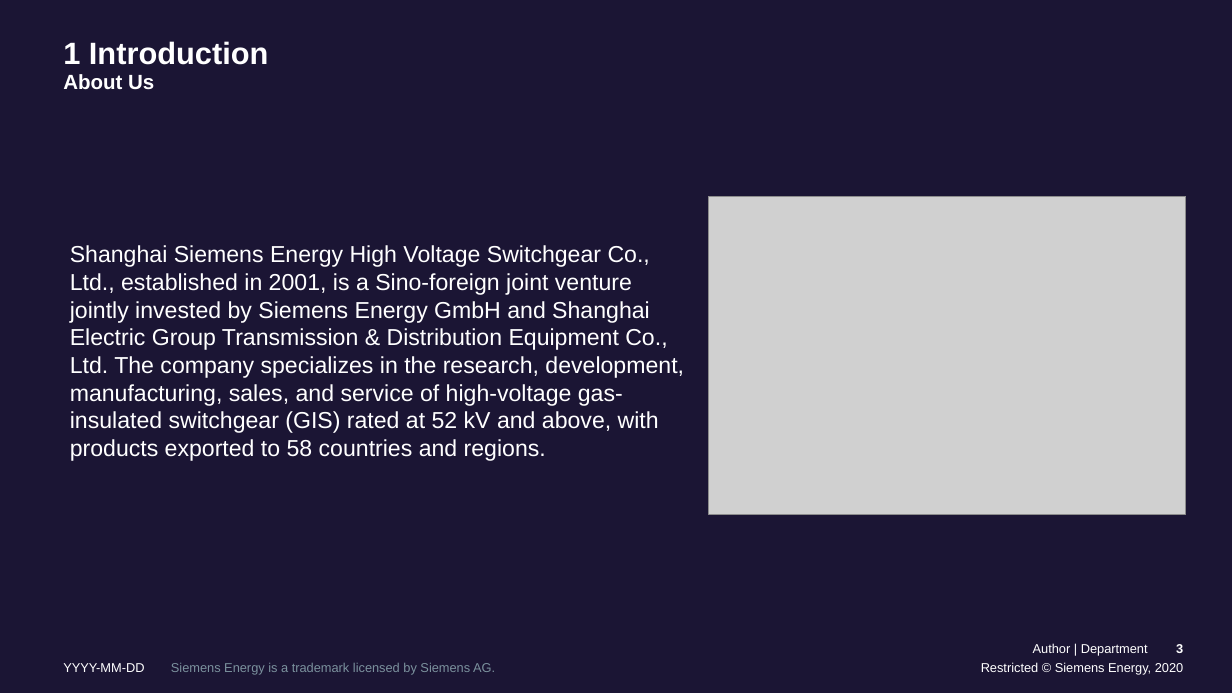
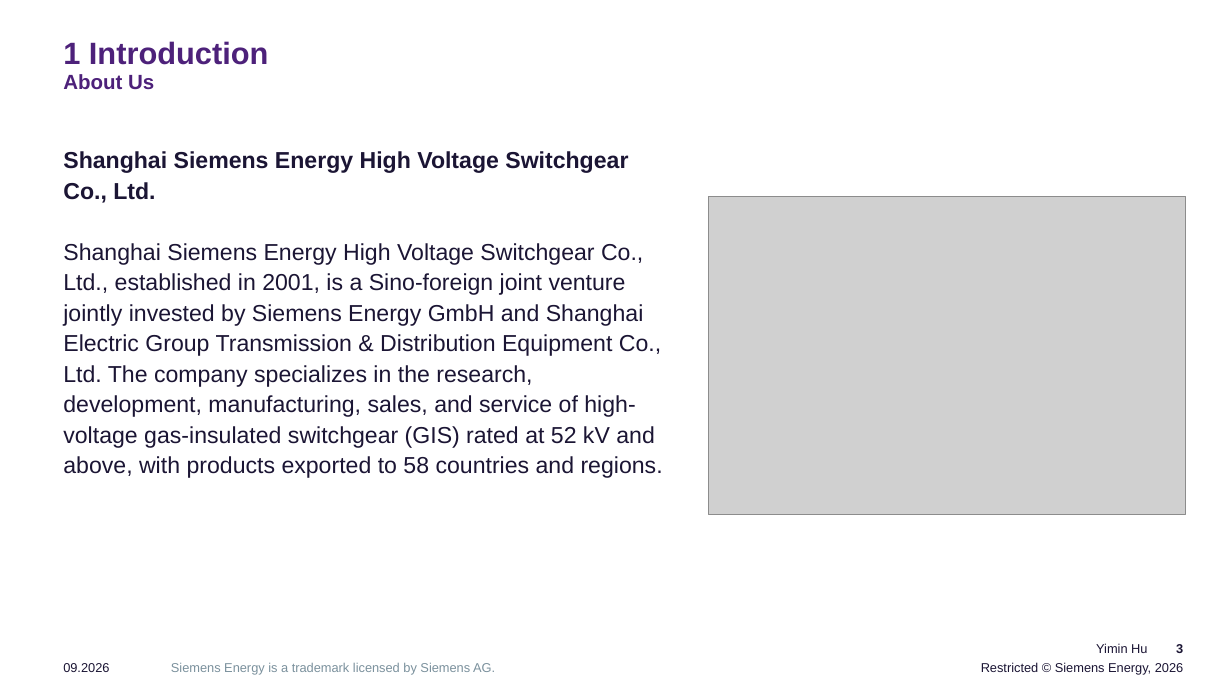
Before and after one commit to YiminHu26/fcr_ai_glasses, a slide deck: slide 3 of resources/presentation/AI Driven Quality Control.pptx. Drawn at 1232x693 pixels with LibreOffice and Linux fonts; fonts in the diff are those of the drawing; grey boxes stand for pictures; background and template pictures are left out. Boxes give left, top, right and bottom in pixels: in the first picture for what was removed or moved away, otherwise in the second. Text is boxed around its words. In the diff, an @@ line names an element or a change of style, - is before the commit and + after.

```diff
--- a/resources/presentation/AI Driven Quality Control.pptx
+++ b/resources/presentation/AI Driven Quality Control.pptx
@@ background picture (left out) to #FFFFFF @@
@@ title "1 Introduction About Us" at (63,41,269,90): text colour #FFFFFF to #4D217A @@
@@ text "Shanghai Siemens Energy High Voltage ...": place and size @@
-text "Shanghai Siemens Energy High Voltage ..." at (70,245,684,461)
+text "Shanghai Siemens Energy High Voltage ..." at (63,151,663,478)
@@ text at (63,151,628,203): paragraph added @@
+Shanghai Siemens Energy High Voltage Switchgear Co., Ltd.
@@ text at (63,243,663,478): text colour #FFFFFF to #1B1534 in "Shanghai Siemens Energy High Voltage Switchgear Co., ..."; line spacing 1 to 1.1 @@
@@ page number at (1176,644,1183,653): text colour #FFFFFF to #1B1534 @@
@@ text at (1096,643,1147,653): text changed; text colour #FFFFFF to #1B1534 @@
-Author | Department
+Yimin Hu
@@ text at (63,663,109,672): text changed; text colour #FFFFFF to #1B1534 @@
-YYYY-MM-DD
+09.2026
@@ text at (981,662,1184,675): text changed; text colour #FFFFFF to #1B1534 @@
-Restricted © Siemens Energy, 2020
+Restricted © Siemens Energy, 2026
```
Also in this commit, not shown: 2 other slides changed, 6 slides added, 4 slides removed, 2 other files.
